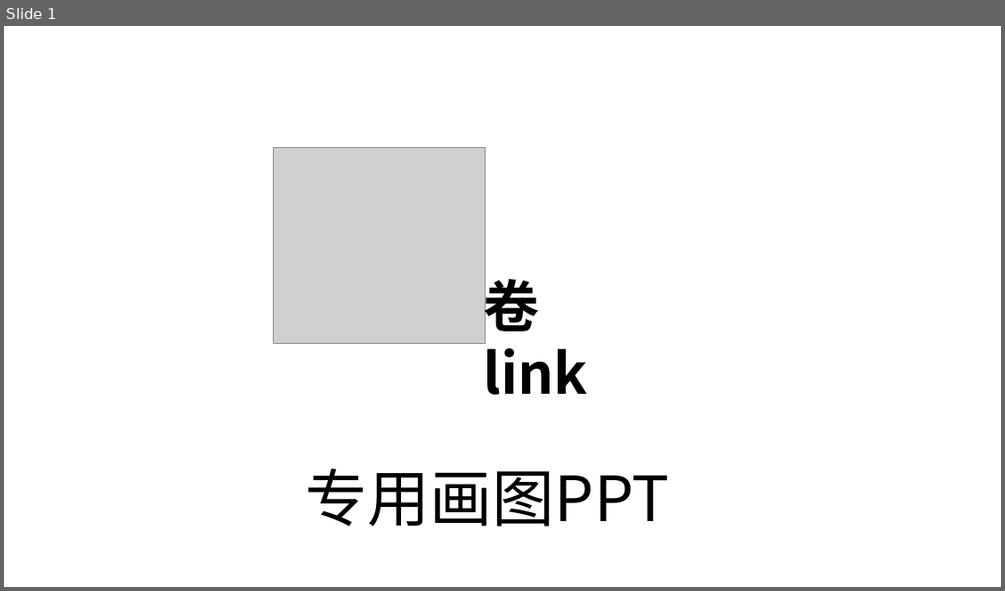
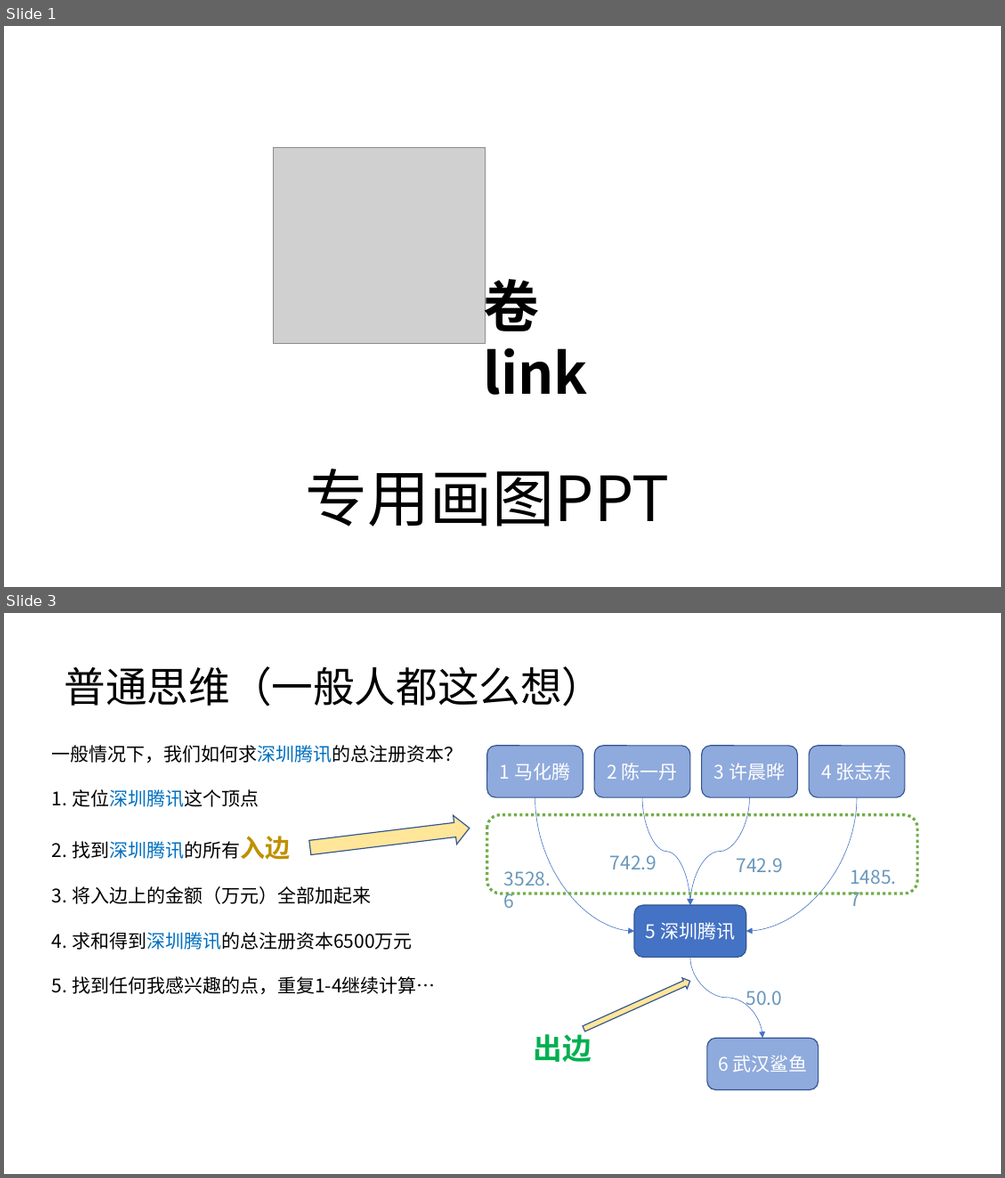
Before and after one commit to DrDavidS/SparkLearn, a slide deck: 股权图谱.pptx. Shown one above the other, each under a label of ours: slide 1 before the commit, slides 1 and 3 after it; the slides between them are not shown. The pictures are 1005x591 and 1005x1178 pixels, drawn with LibreOffice and Linux fonts; fonts in the diff are those of the drawing; grey boxes stand for pictures. Boxes give left, top, right and bottom in pixels: in the first picture for what was removed or moved away, otherwise in the second. Text is boxed around its words. In the diff, an @@ line names an element or a change of style, - is before the commit and + after.

```diff
--- a/股权图谱.pptx
+++ b/股权图谱.pptx
@@ slide 3 added at (4, 613, 1001, 1174), background #FFFFFF @@
@@ text added at (65, 666, 604, 706), 40 pt, text #000000 @@
+普通思维（一般人都这么想）
@@ text added at (52, 745, 463, 994), 18 pt, text #000000 @@
+一般情况下，我们如何求深圳腾讯的总注册资本？
+1. 定位深圳腾讯这个顶点
+2. 找到深圳腾讯的所有入边
+3. 将入边上的金额（万元）全部加起来
+4. 求和得到深圳腾讯的总注册资本6500万元
+5. 找到任何我感兴趣的点，重复1-4继续计算…
@@ rounded rectangle added at (487, 746, 582, 797), fill #8FAADC, outline #325491 1 pt, 18 pt, text #FFFFFF @@
+1 马化腾
@@ rounded rectangle added at (595, 746, 690, 797), fill #8FAADC, outline #325491 1 pt, 18 pt, text #FFFFFF @@
+2 陈一丹
@@ rounded rectangle added at (702, 746, 797, 797), fill #8FAADC, outline #325491 1 pt, 18 pt, text #FFFFFF @@
+3 许晨晔
@@ rounded rectangle added at (809, 746, 905, 797), fill #8FAADC, outline #325491 1 pt, 18 pt, text #FFFFFF @@
+4 张志东
@@ curved arrow added from (535, 798) to (634, 931), #4472C4 0.5 pt @@
@@ curved arrow added from (643, 798) to (690, 906), #4472C4 0.5 pt @@
@@ curved arrow added from (750, 798) to (690, 906), #4472C4 0.5 pt @@
@@ curved arrow added from (857, 798) to (746, 931), #4472C4 0.5 pt @@
@@ right arrow added at (308, 813, 472, 862), fill #FFE699, outline #325491 1 pt @@
@@ rounded rectangle added at (487, 815, 918, 893), outline #70AD47 2.75 pt dashed @@
@@ text added at (504, 871, 550, 908), 18 pt, text #6897BB @@
+3528.6
@@ text added at (610, 855, 656, 869), 18 pt, text #6897BB @@
+742.9
@@ text added at (736, 858, 783, 872), 18 pt, text #6897BB @@
+742.9
@@ text added at (850, 869, 896, 906), 18 pt, text #6897BB @@
+1485.7
@@ rounded rectangle added at (634, 906, 746, 957), fill #4472C4, outline #325491 1 pt, 18 pt, text #FFFFFF @@
+5 深圳腾讯
@@ curved arrow added from (690, 957) to (763, 1038), #4472C4 0.5 pt @@
@@ right arrow added at (582, 975, 693, 1034), fill #FFE699, outline #325491 1 pt @@
@@ text added at (746, 990, 783, 1009), 18 pt, text #6897BB @@
+50.0
@@ text added at (534, 1030, 591, 1062), 28 pt, text #00B050, bold @@
+出边
@@ rounded rectangle added at (707, 1038, 818, 1089), fill #8FAADC, outline #325491 1 pt, 18 pt, text #FFFFFF @@
+6 武汉鲨鱼
```
Also in this commit, not shown: 2 slides changed, 7 other slides added, 13 other files.
